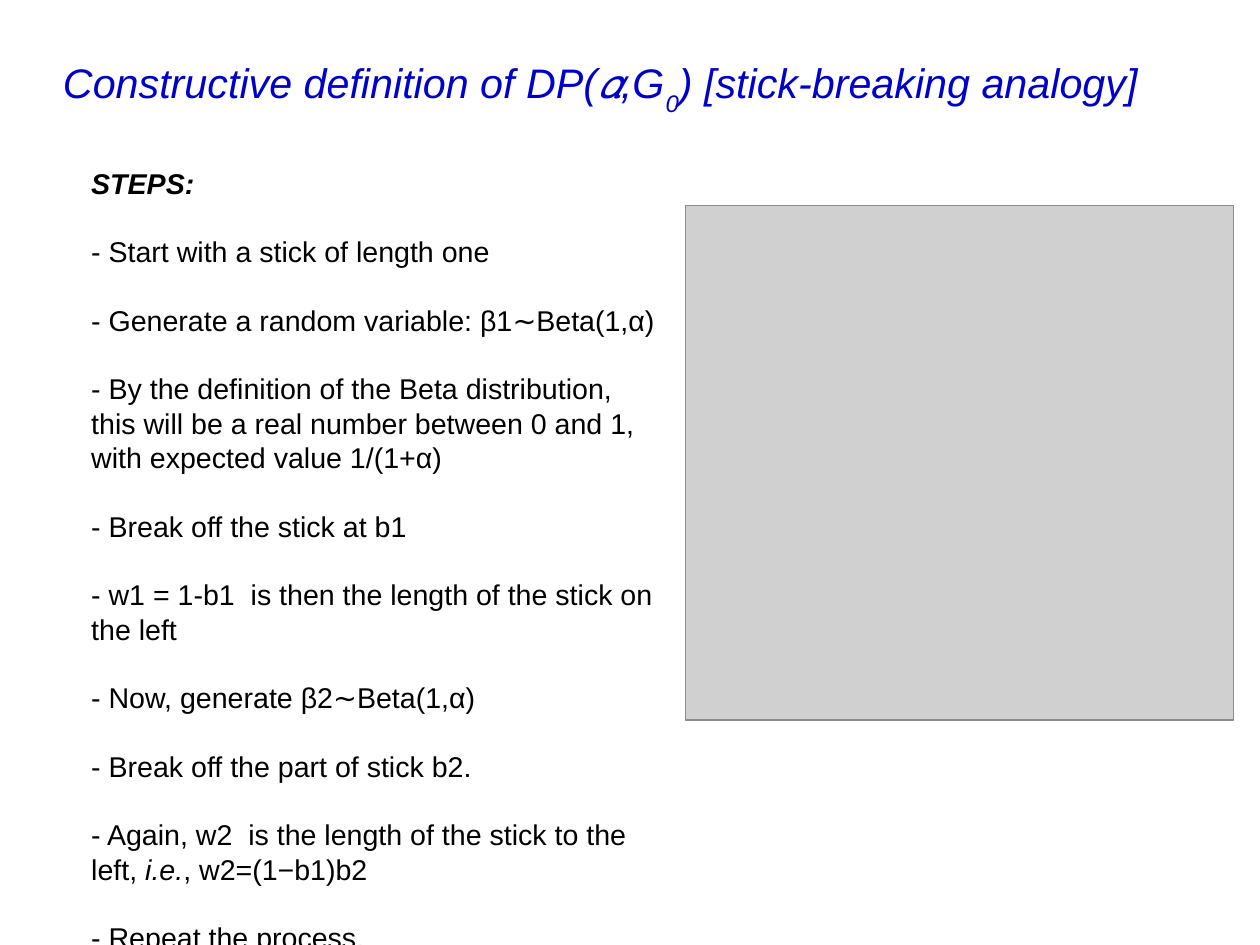
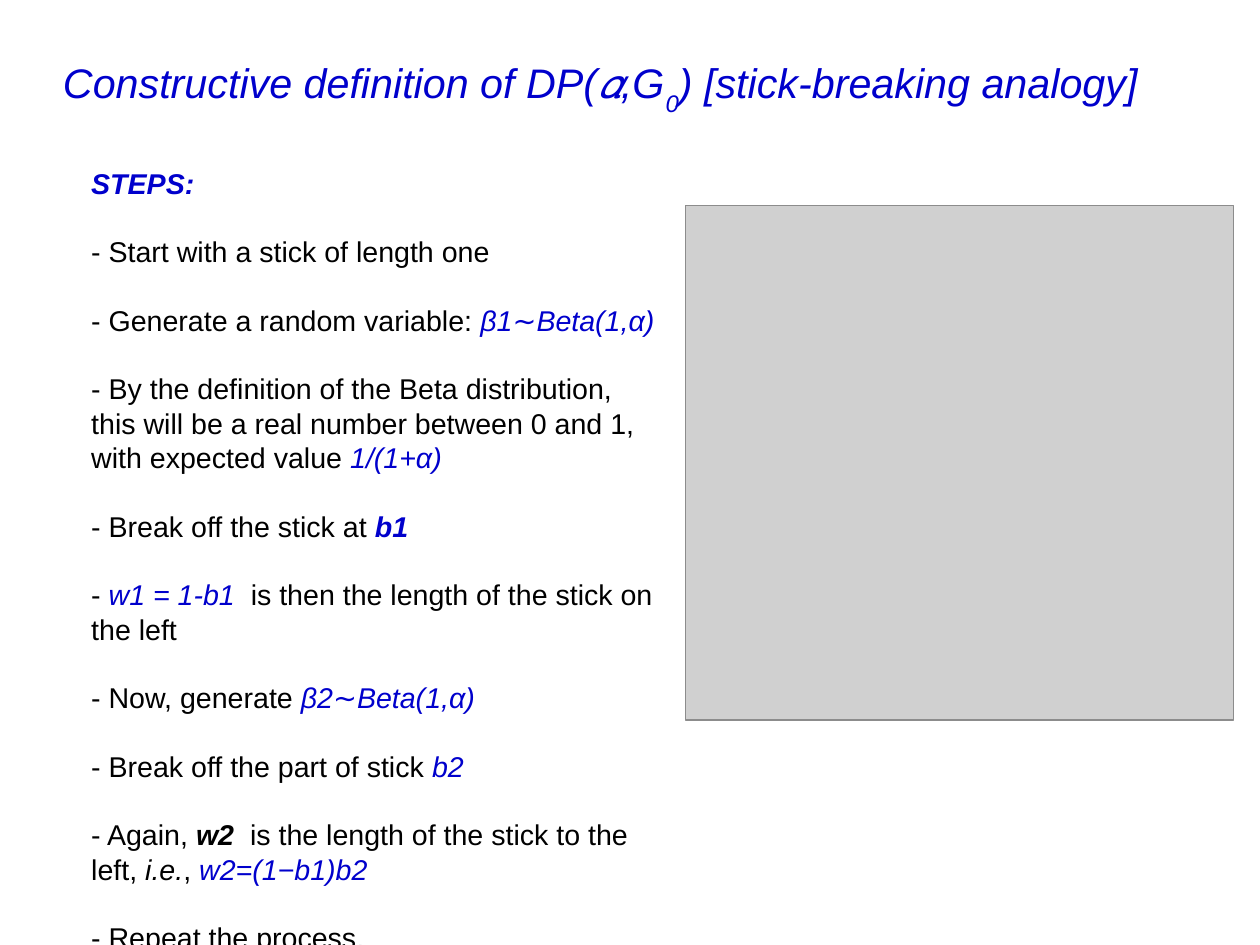
Before and after one commit to afcarl/Dirichlet_Processes, a slide deck: slide 15 of version_2.odp. Drawn at 1260x945 pixels with LibreOffice and Linux fonts; fonts in the diff are those of the drawing; grey boxes stand for pictures. Boxes give left, top, right and bottom in pixels: in the first picture for what was removed or moved away, otherwise in the second. Text is boxed around its words. In the diff, an @@ line names an element or a change of style, - is before the commit and + after.

```diff
--- a/version_2.odp
+++ b/version_2.odp
@@ text at (x1=91, y1=174, x2=655, y2=885): text colour #000000 to #0000CC in "STEPS:", "β1∼Beta(1,α)", "1/(1+α)", "b1" and 3 more places; italic on in "β1∼Beta(1,α)", "1/(1+α)", "b1", "w1 = 1-b1" and 2 more places; bold on in "b1", "w2" @@
@@ text at (x1=109, y1=756, x2=464, y2=782): text changed @@
-- Break off the part of stick b2.
+- Break off the part of stick b2
```
Also in this commit, not shown: 9 other slides changed.
